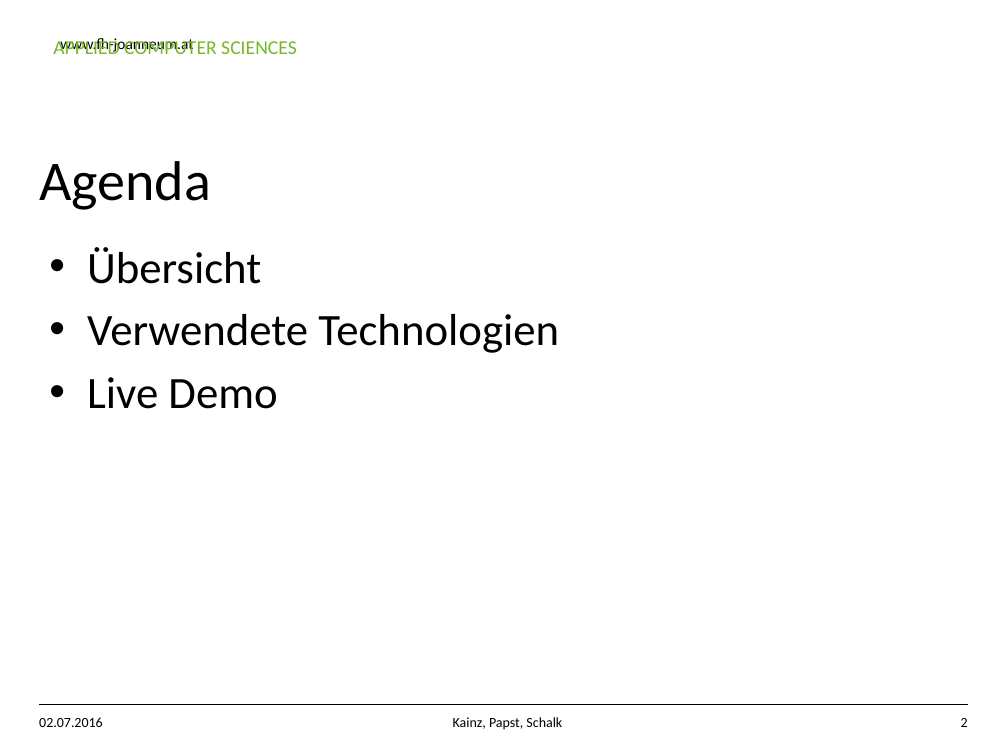
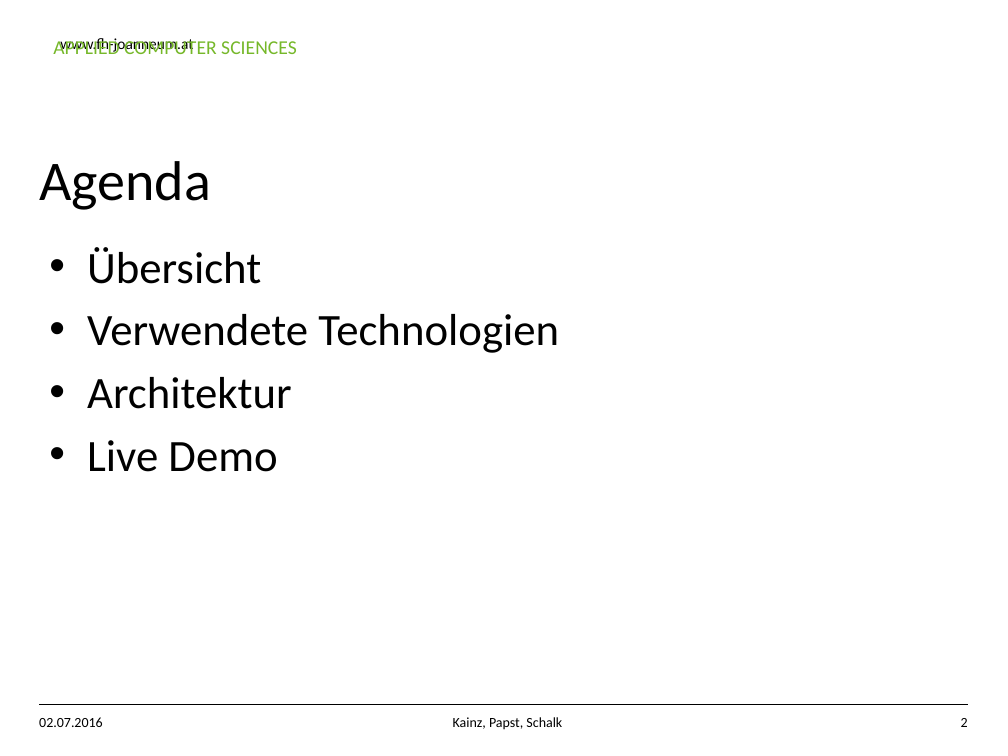
Before and after one commit to papstpat14/ria_app, a slide deck: slide 2 of doc/moodle_presentation.pptx. Drawn at 1008x756 pixels with LibreOffice and Linux fonts; fonts in the diff are those of the drawing; background and template pictures are left out. Boxes give left, top, right and bottom in pixels: in the first picture for what was removed or moved away, otherwise in the second. Text is boxed around its words. In the diff, an @@ line names an element or a change of style, - is before the commit and + after.

```diff
--- a/doc/moodle_presentation.pptx
+++ b/doc/moodle_presentation.pptx
@@ text at (87, 377, 292, 409): paragraph added @@
+• Architektur
```
Also in this commit, not shown: 1 other slide changed, 1 slide added, 2 other files.
